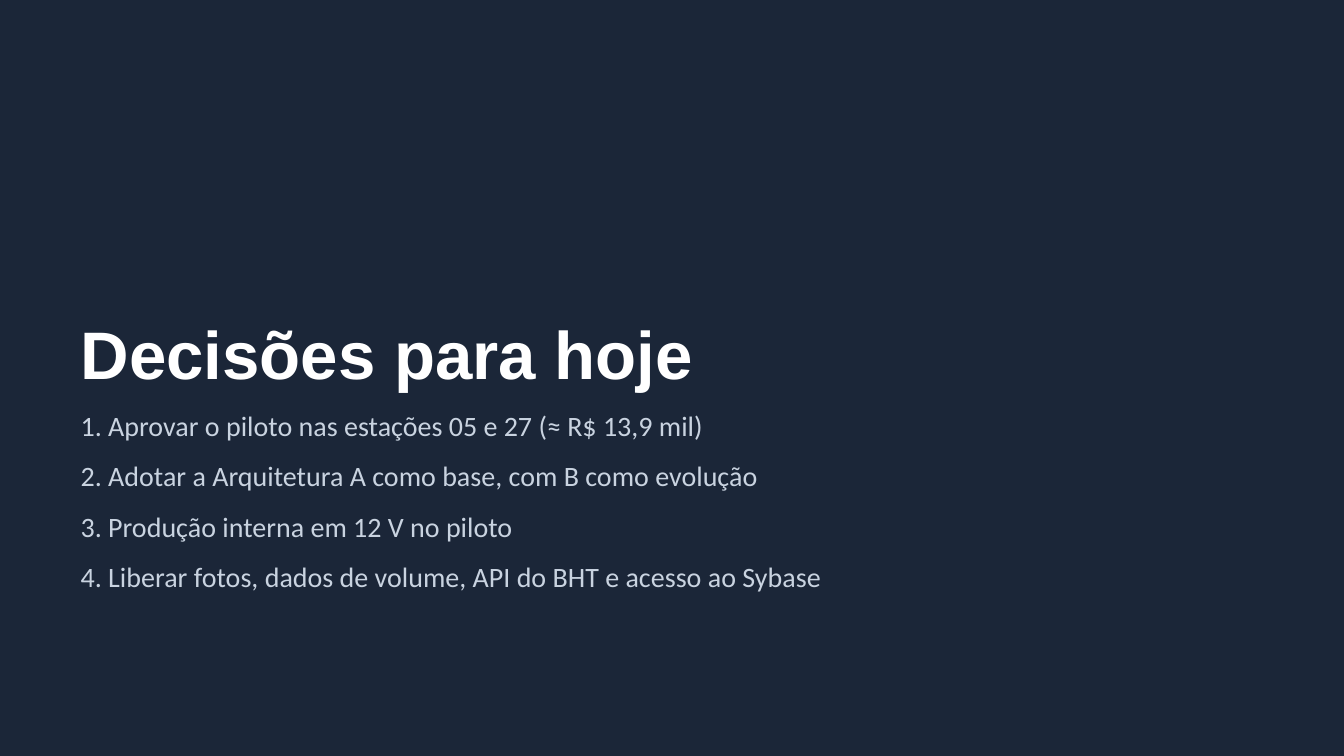
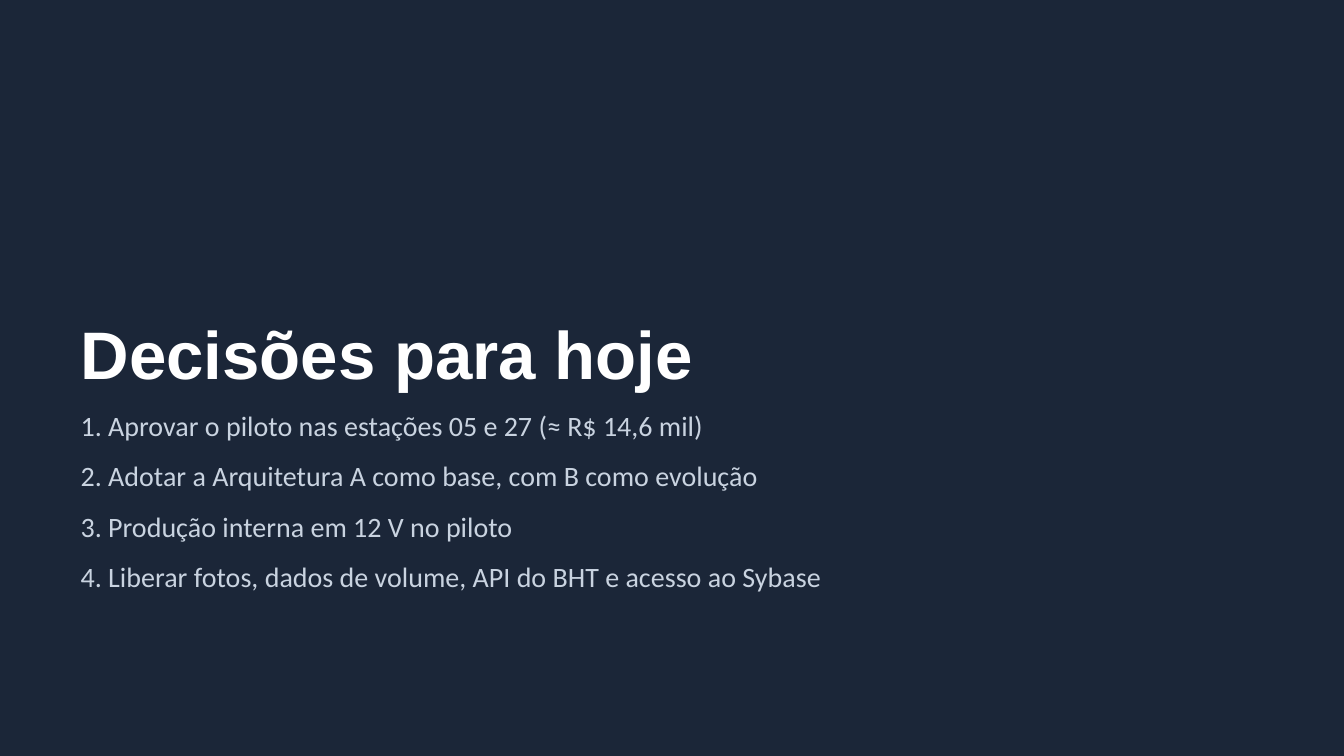
Before and after one commit to jivo88/picking_to_light, a slide deck: slide 21 of projeto/entregaveis/Apresentacao_PTL.pptx. Drawn at 1344x756 pixels with LibreOffice and Linux fonts; fonts in the diff are those of the drawing. Boxes give left, top, right and bottom in pixels: in the first picture for what was removed or moved away, otherwise in the second. Text is boxed around its words. In the diff, an @@ line names an element or a change of style, - is before the commit and + after.

```diff
--- a/projeto/entregaveis/Apresentacao_PTL.pptx
+++ b/projeto/entregaveis/Apresentacao_PTL.pptx
@@ text at bbox=[81, 415, 703, 441]: text changed @@
-1. Aprovar o piloto nas estações 05 e 27 (≈ R$ 13,9 mil)
+1. Aprovar o piloto nas estações 05 e 27 (≈ R$ 14,6 mil)
```
Also in this commit, not shown: 6 other slides changed, 21 other files.
